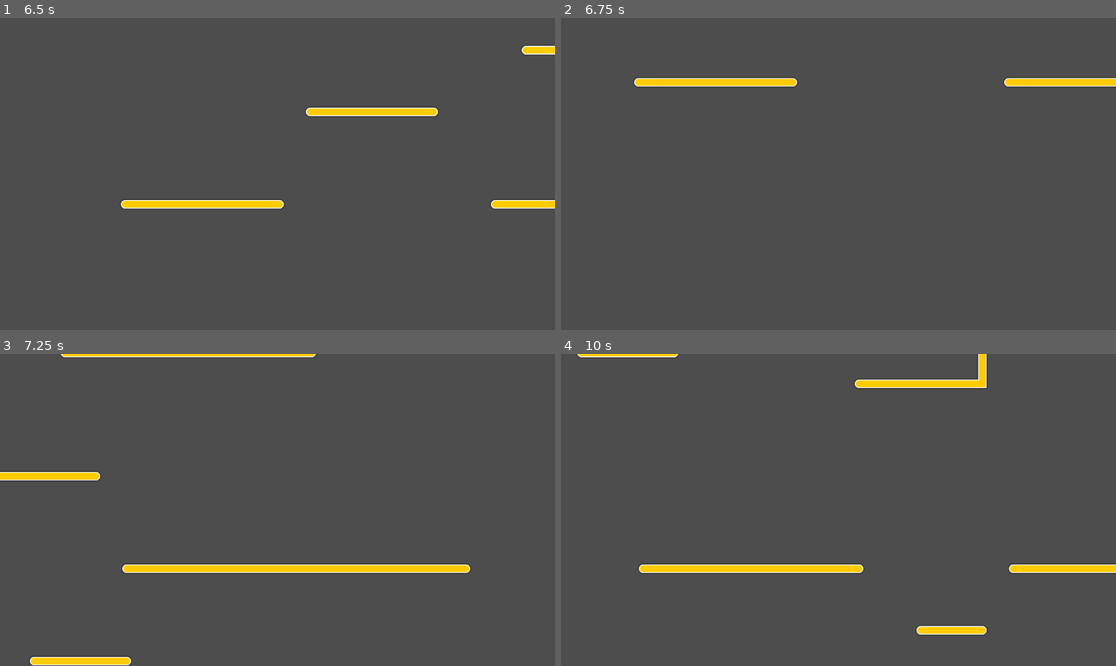
Above: before the commit, frames 1-4 (two rows, left to right).
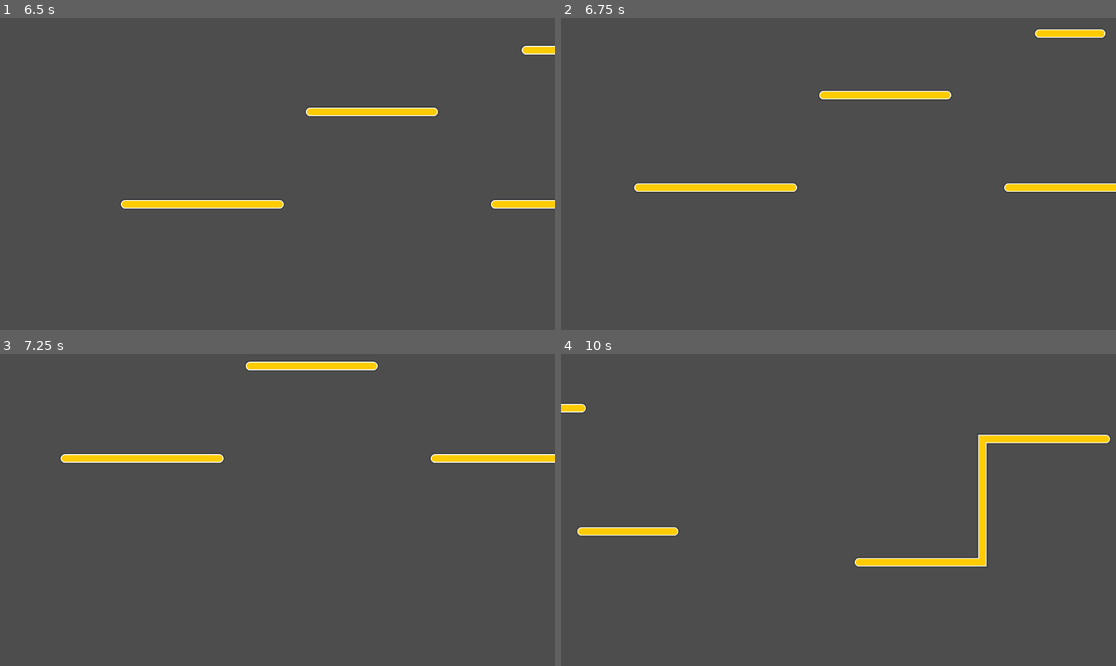
Above: after the commit, the same moments.

Repository: DanX3/godot-library
Game: Godot game, scene res://library/demo/Sidescroller/sidescroller_scene.tscn
The game is run twice, just before and just after one commit, with the same random seed, the same clock (stepped at 60 frames per second) and the same inputs. This scene is started directly instead of the project's main scene.
Inputs (mouse positions are in pixels of both pictures, inside the frame that each line leads up to):
- Up to frame 1 (6.5 s): tap Enter (ui_accept) at 0.5, 0.77, 1.52, 3.02, 3.77, 4.52, 6.02 s; move the mouse to (399, 158) at 0.52 s; hold D (move_right) 0.53-1.28 s; move the mouse to (166, 189) at 1.27 s; hold S (move_down) 1.28-2.03 s; move the mouse to (333, 105) at 2.02 s; hold D (move_right) 2.03-2.78 s; move the mouse to (249, 236) at 2.77 s; hold W (move_up) 2.78-3.53 s; move the mouse to (444, 220) at 3.52 s; hold A (move_left) 3.53-5.03 s; move the mouse to (111, 127) at 4.27 s; move the mouse to (305, 174) at 5.02 s; hold S (move_down) 5.03-5.78 s; move the mouse to (194, 96) at 5.77 s; hold D (move_right) from 5.78 s (still down)
- Up to frame 2 (6.75 s): move the mouse to (960, 158) at 6.52 s; release D (move_right) at 6.53 s; hold W (move_up) from 6.53 s (still down)
- Up to frame 3 (7.25 s): keep holding W (move_up); tap Enter (ui_accept) at 6.77 s
- Up to frame 4 (10 s): move the mouse to (727, 525) at 7.27 s; release W (move_up) at 7.28 s; hold D (move_right) 7.28-8.03 s; tap Enter (ui_accept) at 7.52, 9.02, 9.77 s; move the mouse to (894, 441) at 8.02 s; hold S (move_down) 8.03-8.78 s; move the mouse to (810, 572) at 8.77 s; hold A (move_left) 8.78-9.53 s; move the mouse to (1005, 556) at 9.52 s; hold W (move_up) from 9.53 s (still down)

Frame 1 is identical in both runs. In frame 2, 3.7% of the frame differs, in the area x 13-100%, y 3-56%; in frame 3, 5.3%; in frame 4, 5.5%, in the area x 0-100%, y 0-90%.

Commit message:
Added multiple jumps to PlayerSideScroller

Diff:
--- a/library/scripts/PlayerSidescroller.gd
+++ b/library/scripts/PlayerSidescroller.gd
@@ -6,6 +6,9 @@
 ## for how many ms the player can still jump even not being on floor
 @export var is_on_floor_delay_ms := 100
 
+const MaxAirJumps = 1
+
+var air_jumps_left = MaxAirJumps
 var was_on_floor_ms = 0
 
 
@@ -16,9 +19,17 @@
 	if is_on_floor():
 		y = 0.0
 		was_on_floor_ms = Time.get_ticks_msec()
+		air_jumps_left = MaxAirJumps
 	var was_on_floor = Time.get_ticks_msec() - was_on_floor_ms < is_on_floor_delay_ms
-	if Input.is_action_just_pressed("move_up") and was_on_floor:
-		y = -jump_force
+	if Input.is_action_just_pressed("move_up"):
+		if was_on_floor:
+			y = -jump_force
+		elif air_jumps_left > 0:
+			air_jumps_left -= 1
+			y = -jump_force
 	velocity = Vector2(move_toward(velocity.x, x * speed, 20.0), y)
+	move_and_slide()
 
-	move_and_slide()
+
+func is_moving():
+	return velocity.length_squared() > 0.0
